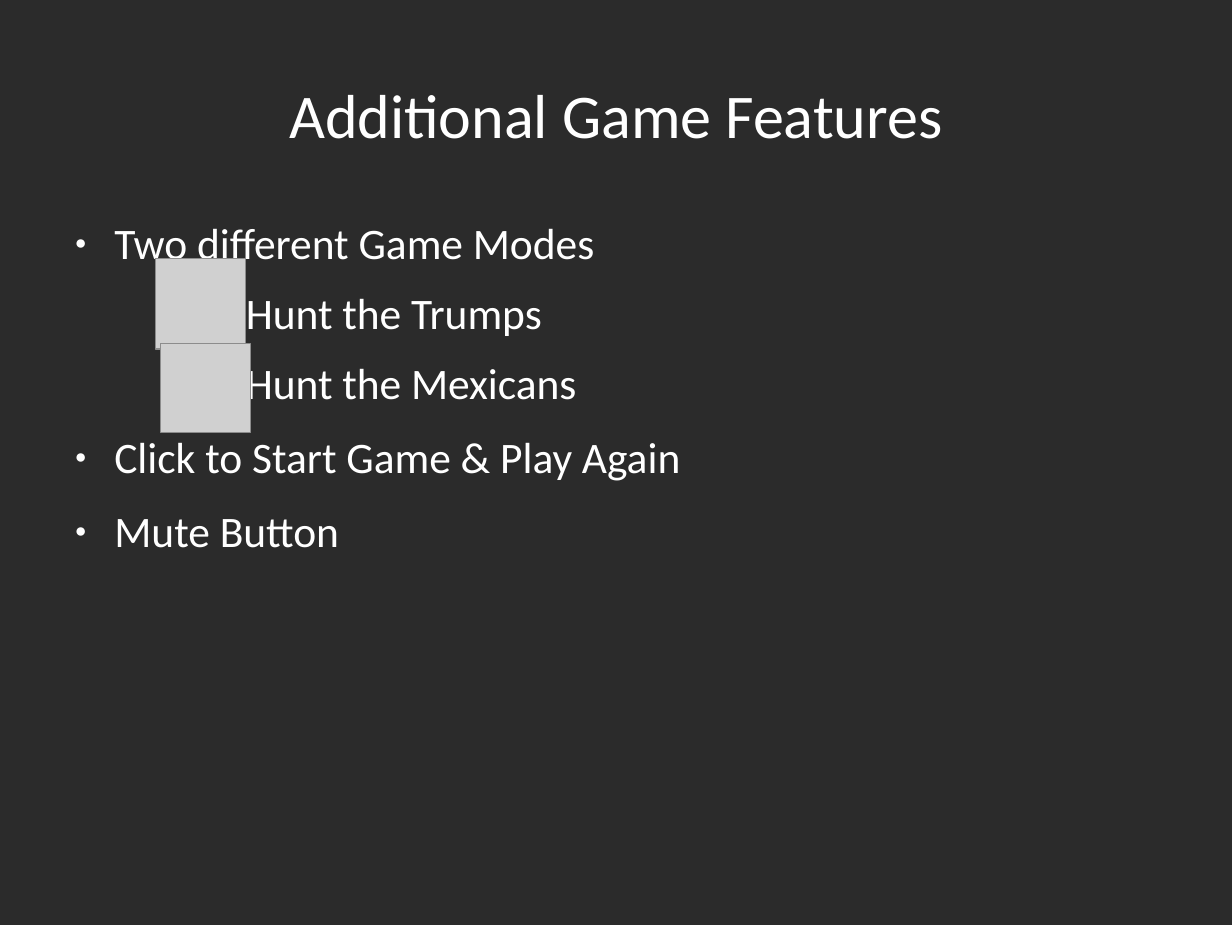
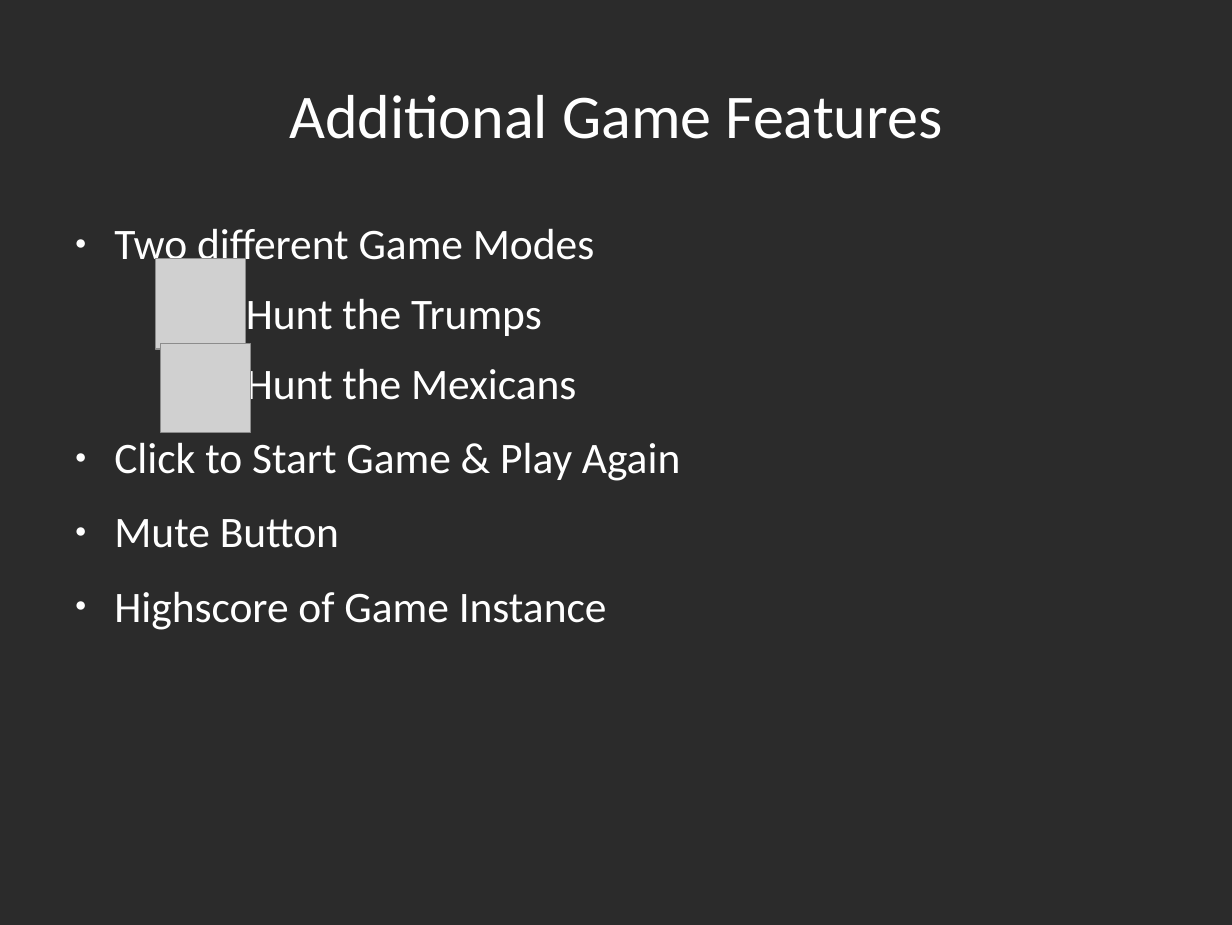
Before and after one commit to Rust-Mikrocontroller-Praktikum-2017/megamaertz, a slide deck: slide 8 of slides/slides.odp. Drawn at 1232x925 pixels with LibreOffice and Linux fonts; fonts in the diff are those of the drawing; grey boxes stand for pictures; background and template pictures are left out; a plain dark background stands for a picture behind light text. Boxes give left, top, right and bottom in pixels: in the first picture for what was removed or moved away, otherwise in the second. Text is boxed around its words. In the diff, an @@ line names an element or a change of style, - is before the commit and + after.

Commit message:
Added game. Changed saturation of super_mexican.

```diff
--- a/slides/slides.odp
+++ b/slides/slides.odp
@@ text at [114, 591, 607, 630]: paragraph added @@
+● Highscore of Game Instance
```
Also in this commit, not shown: 1 slide added, 1 slide removed, 6 other files.
